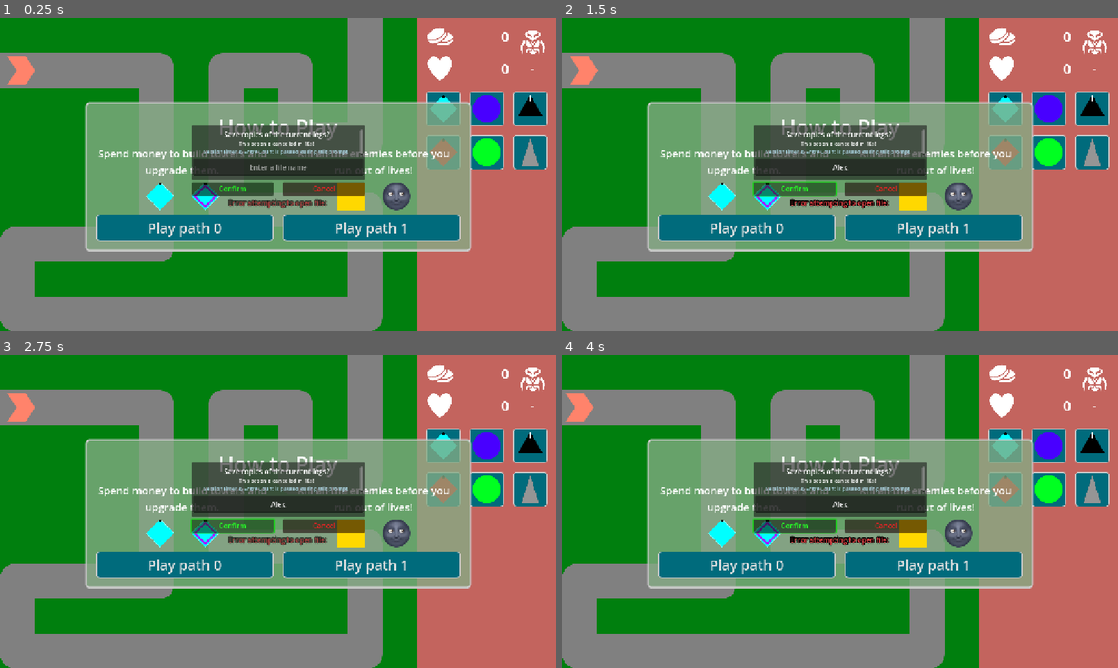
Above: before the commit, frames 1-4 (two rows, left to right).
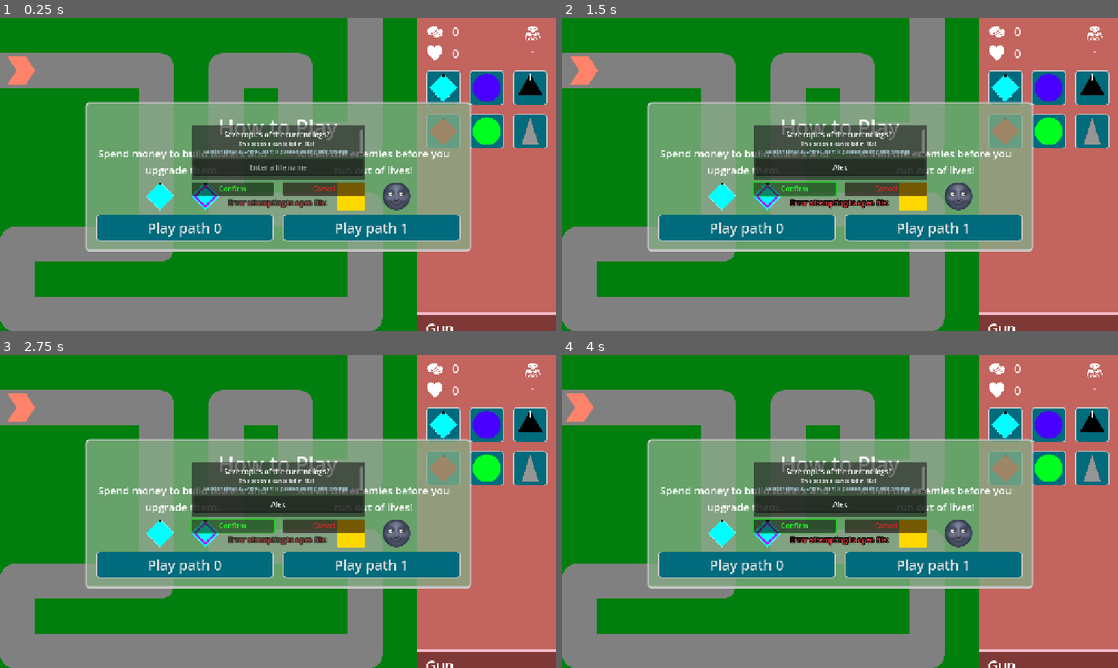
Above: after the commit, the same moments.

Repository: phrasmotica/godot-tower-defence
Game: Godot game, scene res://scenes/game.tscn
The game is run twice, just before and just after one commit, with the same random seed, the same clock (stepped at 60 frames per second) and the same inputs.
Inputs (mouse positions are in pixels of both pictures, inside the frame that each line leads up to):
- Up to frame 1 (0.25 s): no input
- Up to frame 2 (1.5 s): click (840, 168) at 0.52 s; type "Alex" at 0.6 s; click "Confirm" at 1.25 s
- Up to frame 3 (2.75 s): click "Confirm" at 2 s
- Up to frame 4 (4 s): click "Play path 0" at 2.75 s; click "Play path 0" at 3.5 s

The runs differ from the first frame. In frame 1, 6.4% of the frame differs, in the area x 75-100%, y 2-100%; in frame 2, 6.4%; in frame 3, 6.4%; in frame 4, 6.4%.
Error in both runs: Trying to assign value of type 'Nil' to a variable of type 'Array'. (res://addons/GoLogger/Log.gd:296)

Commit message:
Add more customisation options to AmountLabel

Diff:
--- a/scenes/ui/amount_label.gd
+++ b/scenes/ui/amount_label.gd
@@ -1,5 +1,30 @@
 @tool
 class_name AmountLabel extends HBoxContainer
+
+@export
+var amount := 0:
+	set(value):
+		amount = value
+
+		_refresh()
+
+@export
+var default_text := "":
+	set(value):
+		default_text = value
+
+		_refresh()
+
+@export_group("Label")
+
+@export
+var text := "":
+	set(value):
+		text = value
+
+		_refresh()
+
+@export_group("Icon")
 
 @export
 var icon: Texture2D:
@@ -9,18 +34,13 @@
 		_refresh()
 
 @export
-var text := "":
+var icon_size := 40:
 	set(value):
-		text = value
+		icon_size = value
 
 		_refresh()
 
-@export
-var amount := 0:
-	set(value):
-		amount = value
-
-		_refresh()
+@export_group("Layout")
 
 @export
 var vertical_layout := false:
@@ -30,9 +50,9 @@
 		_refresh()
 
 @export
-var default_text := "":
+var amount_text_size := 28:
 	set(value):
-		default_text = value
+		amount_text_size = value
 
 		_refresh()
 
@@ -55,6 +75,9 @@
 	_refresh()
 
 func _refresh() -> void:
+	if amount_label:
+		amount_label.add_theme_font_size_override("font_size", amount_text_size)
+
 	if vertical_layout:
 		alignment = BoxContainer.ALIGNMENT_CENTER
 
@@ -86,7 +109,7 @@
 
 		if amount_label:
 			amount_label.reparent(self)
-			amount_label.horizontal_alignment = HORIZONTAL_ALIGNMENT_RIGHT
+			amount_label.horizontal_alignment = HORIZONTAL_ALIGNMENT_LEFT if icon else HORIZONTAL_ALIGNMENT_RIGHT
 
 	if icon:
 		if text_label:
@@ -96,6 +119,7 @@
 		if texture_rect:
 			texture_rect.show()
 			texture_rect.texture = icon
+			texture_rect.custom_minimum_size = icon_size * Vector2.ONE
 	else:
 		if texture_rect:
 			texture_rect.hide()
--- a/scenes/ui/amount_label.tscn
+++ b/scenes/ui/amount_label.tscn
@@ -4,9 +4,8 @@
 [ext_resource type="Theme" uid="uid://bqnr1830yqwqe" path="res://assets/themes/td_theme.tres" id="1_nsib7"]
 
 [node name="AmountLabel" type="HBoxContainer"]
-custom_minimum_size = Vector2(280, 40)
-offset_right = 280.0
-offset_bottom = 60.0
+offset_right = 160.0
+offset_bottom = 40.0
 theme = ExtResource("1_nsib7")
 theme_override_constants/separation = 20
 script = ExtResource("1_n4uao")
@@ -17,15 +16,17 @@
 visible = false
 layout_mode = 2
 size_flags_horizontal = 3
+theme_override_constants/separation = 0
 
 [node name="HeaderContainer" type="HBoxContainer" parent="."]
 unique_name_in_owner = true
 layout_mode = 2
+theme_override_constants/separation = 0
 
 [node name="TextureRect" type="TextureRect" parent="HeaderContainer"]
 unique_name_in_owner = true
 visible = false
-custom_minimum_size = Vector2(64, 64)
+custom_minimum_size = Vector2(40, 40)
 layout_mode = 2
 expand_mode = 4
 
@@ -34,7 +35,7 @@
 layout_mode = 2
 size_flags_horizontal = 3
 size_flags_vertical = 1
-theme_override_font_sizes/font_size = 32
+theme_override_font_sizes/font_size = 28
 text = "Money"
 vertical_alignment = 1
 
@@ -43,7 +44,7 @@
 layout_mode = 2
 size_flags_horizontal = 3
 size_flags_vertical = 1
-theme_override_font_sizes/font_size = 32
+theme_override_font_sizes/font_size = 28
 text = "0"
 horizontal_alignment = 2
 vertical_alignment = 1
